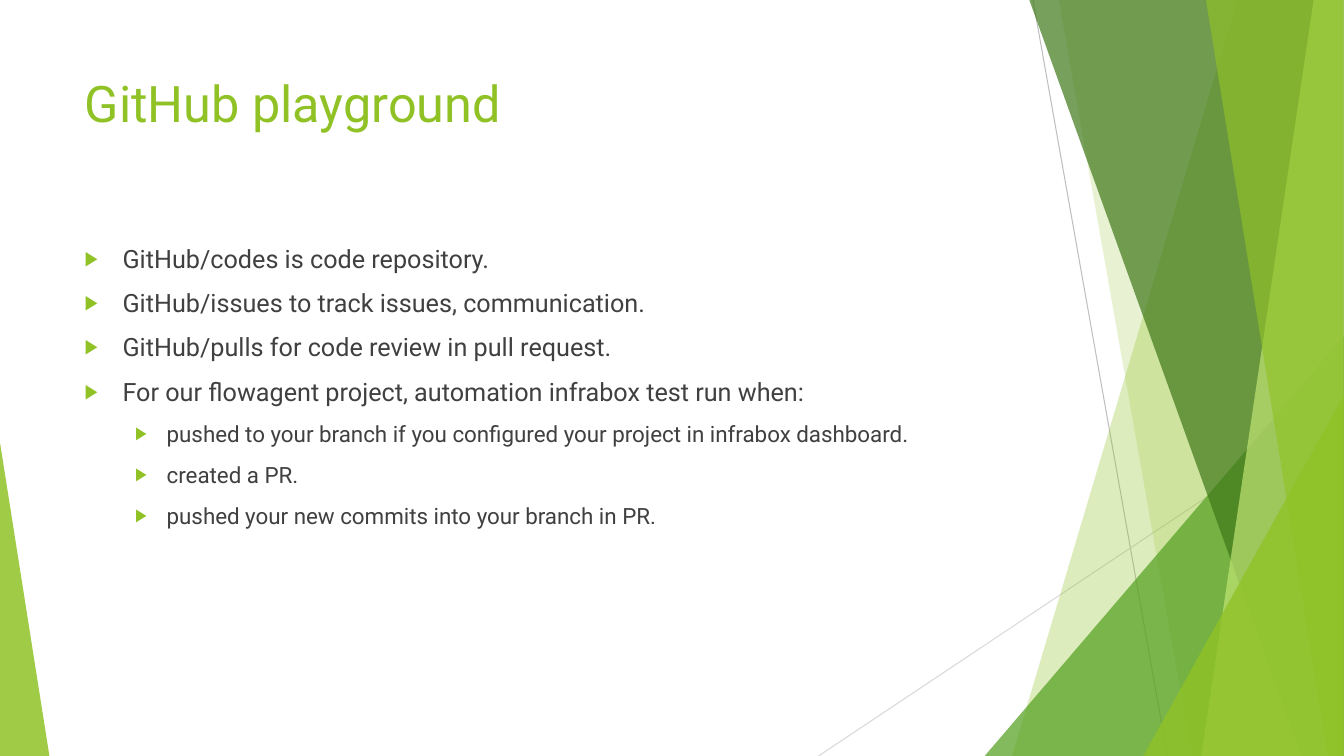
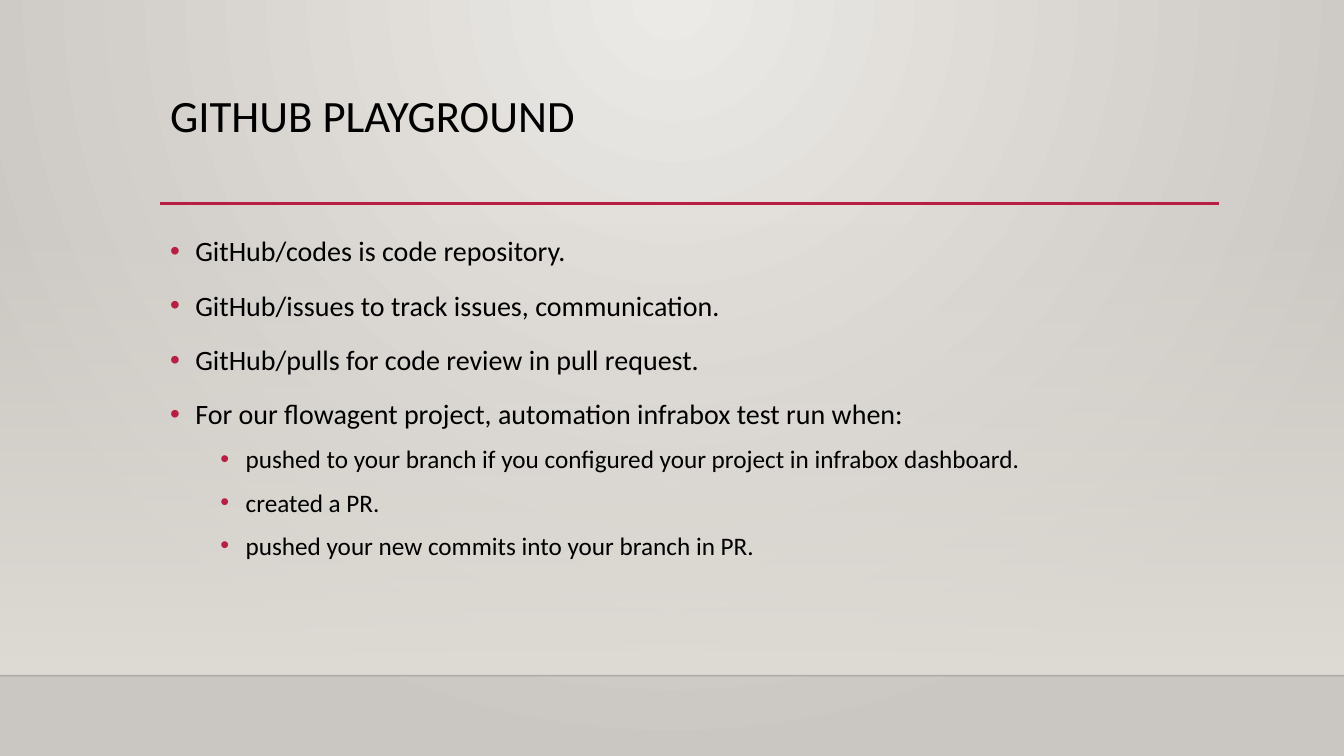
Before and after one commit to ningbin/github-flow-demo, a slide deck: slide 4 of github-flow.pptx. Drawn at 1344x756 pixels with LibreOffice and Linux fonts; fonts in the diff are those of the drawing; background and template pictures are left out. Boxes give left, top, right and bottom in pixels: in the first picture for what was removed or moved away, otherwise in the second. Text is boxed around its words. In the diff, an @@ line names an element or a change of style, - is before the commit and + after.

```diff
--- a/github-flow.pptx
+++ b/github-flow.pptx
@@ background #FFFFFF to gradient #ECEAE7 to #CAC7C1 @@
@@ title at (x1=170, y1=103, x2=575, y2=133): text changed; size 36 to 32 pt; font Roboto to Calibri; text colour #90C226 to #000000 @@
-GitHub playground
+GITHUB PLAYGROUND
@@ line added from (160, 204) to (1220, 204), #B71E42 2.5 pt @@
@@ rectangle added at (x1=0, y1=223, x2=1344, y2=676), fill gradient #DFDBD5 @@
@@ text "GitHub/codes is code repository." moved from (x1=123, y1=249, x2=908, y2=529) to (x1=195, y1=241, x2=1019, y2=559) @@
@@ text "GitHub/codes is code repository." at (x1=195, y1=241, x2=1019, y2=559): size 18 to 20 pt in "GitHub/codes is code repository.", "GitHub/issues to track issues, communication.", "GitHub/pulls for code review in pull request.", "For our flowagent project, automation infrabox test ..."; font Roboto to Calibri, text colour #404040 to #000000; size 16 to 18 pt in "pushed to your branch if you configured ...", "created a PR.", "pushed your new commits into your branch ..."; bullet ▶ to •; line spacing 1 to 1.2; bullet colour #90C226 to #B71E42; less space between paragraphs @@
@@ group removed at (x1=0, y1=0, x2=1344, y2=756): 5 freeform shapes, 3 triangles, 2 lines @@
@@ line added from (0, 676) to (1344, 676), #000001 1 pt @@
```
Also in this commit, not shown: 7 other slides changed.
